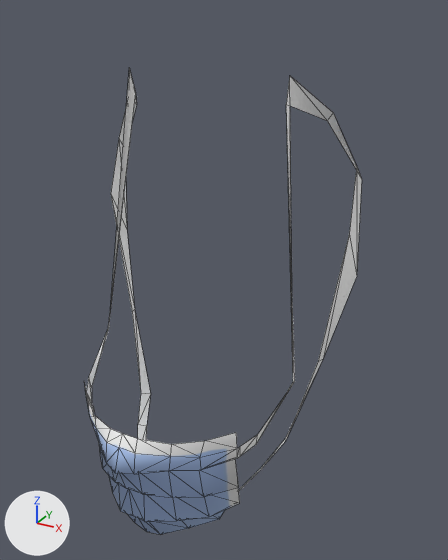
Renders of the glTF model public/models/makehuman/acc/fem/barbijo.gltf from each side of a commit.
Before and after are seen from a 50 mm lens placed at (0.176, -0.356, 1.673), pointed at (0.021, -0.074, 1.532). The axes (+X, +Y, +Z) are drawn at lower left. The lights are the same throughout. The picture after the commit comes second. Both versions are drawn at full value of the shape key 'a_orejasPerro' of 'fem_acc_barbijo'; the numbers are the values there. Mesh edges are drawn as thin lines. Vertices at exactly the same position are counted once.

Script lines for the objects in view, before the commit:
```python
me_munskydd_006 = bpy.data.meshes.new('munskydd.006')
me_munskydd_006.from_pydata(...)  # 139 vertices, 204 faces; spans x -0.083..0.083, y -0.156..-0.026, z 1.381..1.643
me_munskydd_006.materials.append(mat_acc_barbijo)  # picture img_acc_barbijo
ob_fem_acc_barbijo = bpy.data.objects.new('fem_acc_barbijo', me_munskydd_006)
ob_fem_acc_barbijo.location = (0.0, 0.0, 0.0)
```
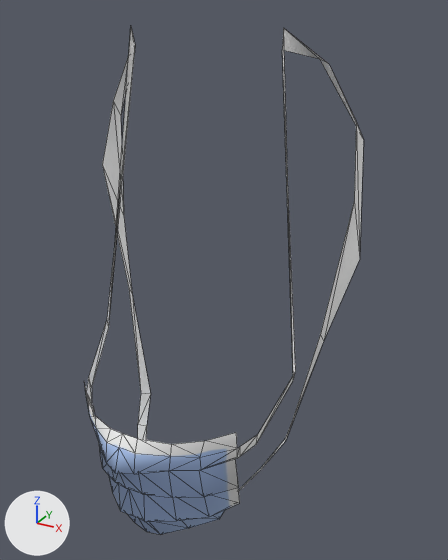
The edits, one by one:
me_munskydd_006 is used by ob_fem_acc_barbijo; location (0.0, 0.0, 0.0).
me_munskydd_006 had 139 vertices, 204 faces and spanned x -0.083..0.083, y -0.156..-0.026, z 1.381..1.643.
me_munskydd_006 now has 139 vertices, 204 faces and spans x -0.084..0.084, y -0.156..-0.028, z 1.381..1.664.
Part 1, on me_munskydd_006:
Vertex 18 of me_munskydd_006 moves from (-0.066, -0.075, 1.479) at pixel (108, 328) to (-0.066, -0.075, 1.48) at pixel (108, 327).
Vertex 19 of me_munskydd_006 moves from (-0.067, -0.074, 1.479) at pixel (108, 327) to (-0.067, -0.074, 1.486) at pixel (107, 318).
Vertex 20 of me_munskydd_006 moves from (-0.049, -0.058, 1.643) at pixel (129, 67) to (-0.045, -0.059, 1.664).
Vertex 21 of me_munskydd_006 moves from (-0.047, -0.056, 1.628) at pixel (135, 92) to (-0.044, -0.058, 1.654) at pixel (135, 45).
Vertex 22 of me_munskydd_006 moves from (-0.066, -0.038, 1.623) to (-0.063, -0.04, 1.647) at pixel (128, 55).
Vertex 23 of me_munskydd_006 moves from (-0.062, -0.036, 1.618) at pixel (136, 104) to (-0.058, -0.041, 1.649) at pixel (134, 51).
Vertex 24 of me_munskydd_006 moves from (-0.079, -0.033, 1.596) at pixel (118, 138) to (-0.078, -0.038, 1.62) at pixel (113, 100).
Vertex 25 of me_munskydd_006 moves from (-0.081, -0.026, 1.587) to (-0.08, -0.028, 1.609) at pixel (120, 116).
Vertex 26 of me_munskydd_006 moves from (-0.082, -0.043, 1.561) at pixel (110, 193) to (-0.084, -0.047, 1.58) at pixel (102, 164).
Vertex 27 of me_munskydd_006 moves from (-0.083, -0.026, 1.53) at pixel (127, 230) to (-0.084, -0.028, 1.541) at pixel (123, 216).
Vertex 28 of me_munskydd_006 moves from (-0.069, -0.044, 1.478) at pixel (132, 311) to (-0.07, -0.046, 1.496) at pixel (128, 287).
Vertex 29 of me_munskydd_006 moves from (-0.071, -0.039, 1.477) at pixel (134, 309) to (-0.071, -0.041, 1.49) at pixel (132, 293).
Part 2, on me_munskydd_006:
Vertex 84 of me_munskydd_006 moves from (0.066, -0.075, 1.479) at pixel (293, 381) to (0.066, -0.075, 1.48) at pixel (293, 380).
Vertex 85 of me_munskydd_006 moves from (0.067, -0.074, 1.479) at pixel (294, 381) to (0.067, -0.074, 1.486) at pixel (295, 371).
Vertex 86 of me_munskydd_006 moves from (0.049, -0.058, 1.643) at pixel (289, 75) to (0.045, -0.059, 1.664) at pixel (283, 27).
Vertex 87 of me_munskydd_006 moves from (0.047, -0.056, 1.628) at pixel (286, 104) to (0.044, -0.058, 1.654) at pixel (282, 49).
Vertex 88 of me_munskydd_006 moves from (0.066, -0.038, 1.623) at pixel (333, 112) to (0.063, -0.04, 1.647) at pixel (329, 64).
Vertex 89 of me_munskydd_006 moves from (0.062, -0.036, 1.618) at pixel (327, 120) to (0.058, -0.041, 1.649) at pixel (319, 58).
Vertex 90 of me_munskydd_006 moves from (0.079, -0.033, 1.596) at pixel (356, 165) to (0.078, -0.038, 1.62) at pixel (356, 121).
Vertex 91 of me_munskydd_006 moves from (0.081, -0.026, 1.587) at pixel (361, 179) to (0.08, -0.028, 1.609) at pixel (363, 139).
Vertex 92 of me_munskydd_006 moves from (0.082, -0.043, 1.561) at pixel (349, 233) to (0.084, -0.047, 1.58) at pixel (354, 200).
Vertex 93 of me_munskydd_006 moves from (0.083, -0.026, 1.53) at pixel (356, 276) to (0.084, -0.028, 1.541) at pixel (359, 259).
Vertex 94 of me_munskydd_006 moves from (0.069, -0.044, 1.478) at pixel (318, 361) to (0.07, -0.046, 1.496) at pixel (320, 334).
Vertex 95 of me_munskydd_006 moves from (0.071, -0.039, 1.477) at pixel (323, 358) to (0.071, -0.041, 1.49) at pixel (323, 341).

Pixel boxes (x1, y1, x2, y2) of what changed, in the pictures (448 x 560 px; the box of a moved part takes in the faces that stretch with it):
'fem_acc_barbijo', reshaped (9% taller)
    before: (85, 68, 362, 534)
    after: (85, 28, 364, 534)
part 1 of me_munskydd_006, moved or reshaped
    before: (89, 68, 151, 394)
    after: (89, 29, 151, 394)
part 2 of me_munskydd_006, moved or reshaped
    before: (257, 76, 362, 442)
    after: (257, 28, 364, 442)
